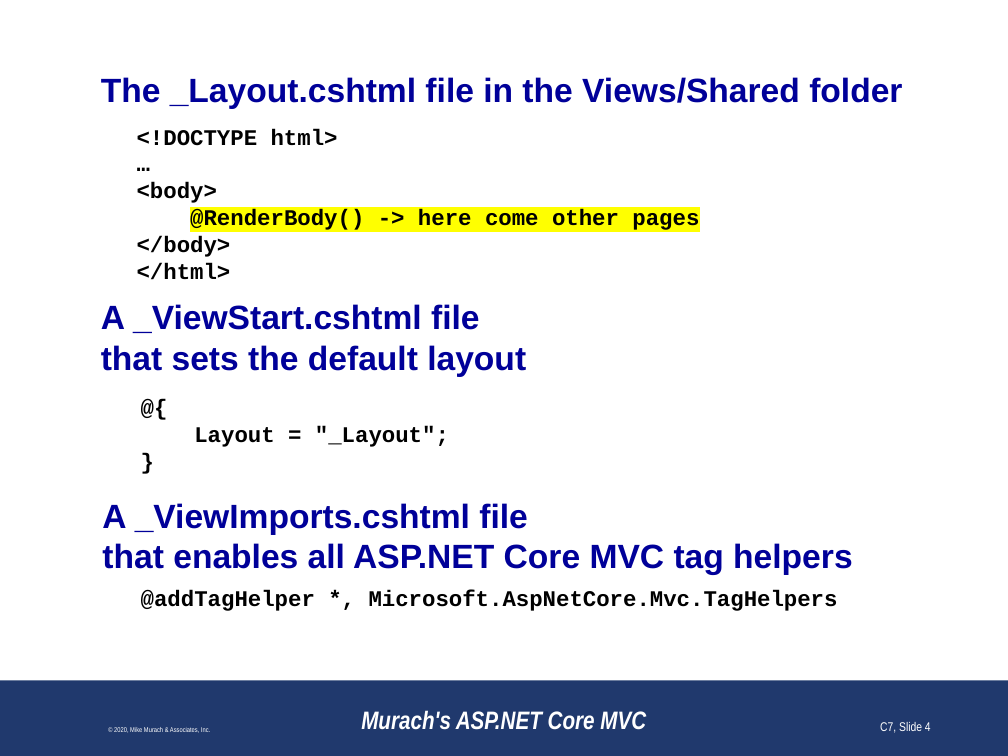
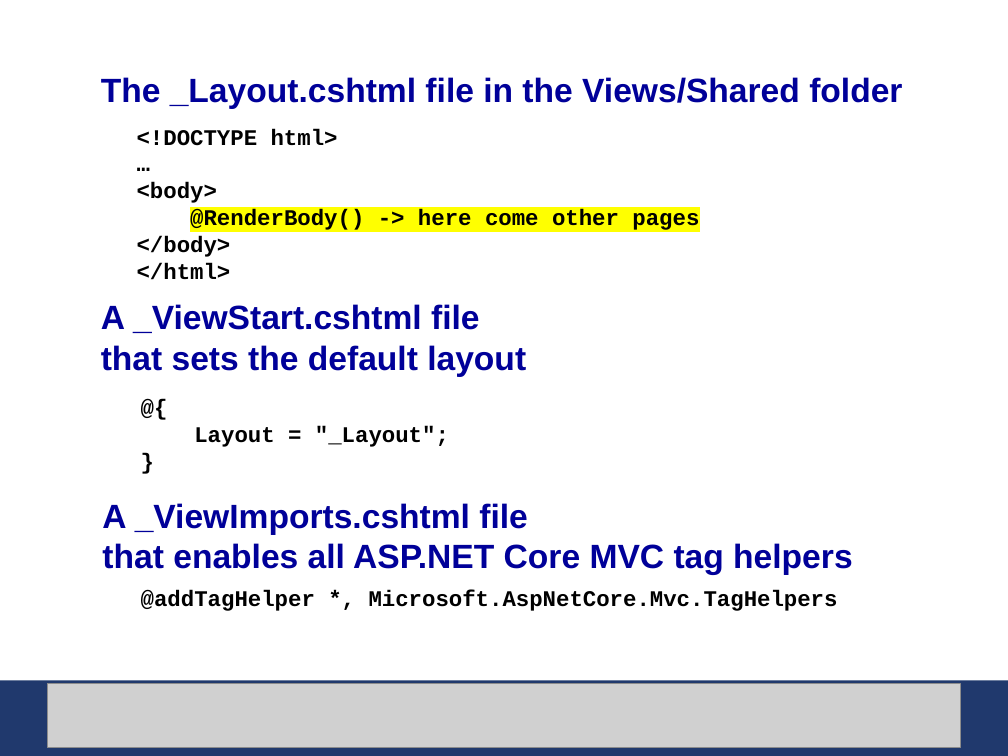
Before and after one commit to jin-co/web-cSharp, a slide deck: slide 1 of CheatSheetCSharp/CheatSheetCSharp/wwwroot/references/razor-views.pptx (slide 4 before the commit). Drawn at 1008x756 pixels with LibreOffice and Linux fonts; fonts in the diff are those of the drawing; grey boxes stand for pictures; background and template pictures are left out. Boxes give left, top, right and bottom in pixels: in the first picture for what was removed or moved away, otherwise in the second. Text is boxed around its words. In the diff, an @@ line names an element or a change of style, - is before the commit and + after.

```diff
--- a/CheatSheetCSharp/CheatSheetCSharp/wwwroot/references/razor-views.pptx
+++ b/CheatSheetCSharp/CheatSheetCSharp/wwwroot/references/razor-views.pptx
@@ picture added at bbox=[47, 683, 960, 748] @@
@@ text removed at bbox=[361, 710, 646, 730] @@
-Murach's ASP.NET Core MVC
@@ page number removed at bbox=[880, 722, 931, 733] @@
-C7, Slide 4
```
Also in this commit, not shown: 2 other slides changed, 16 slides removed, 2 other files.
